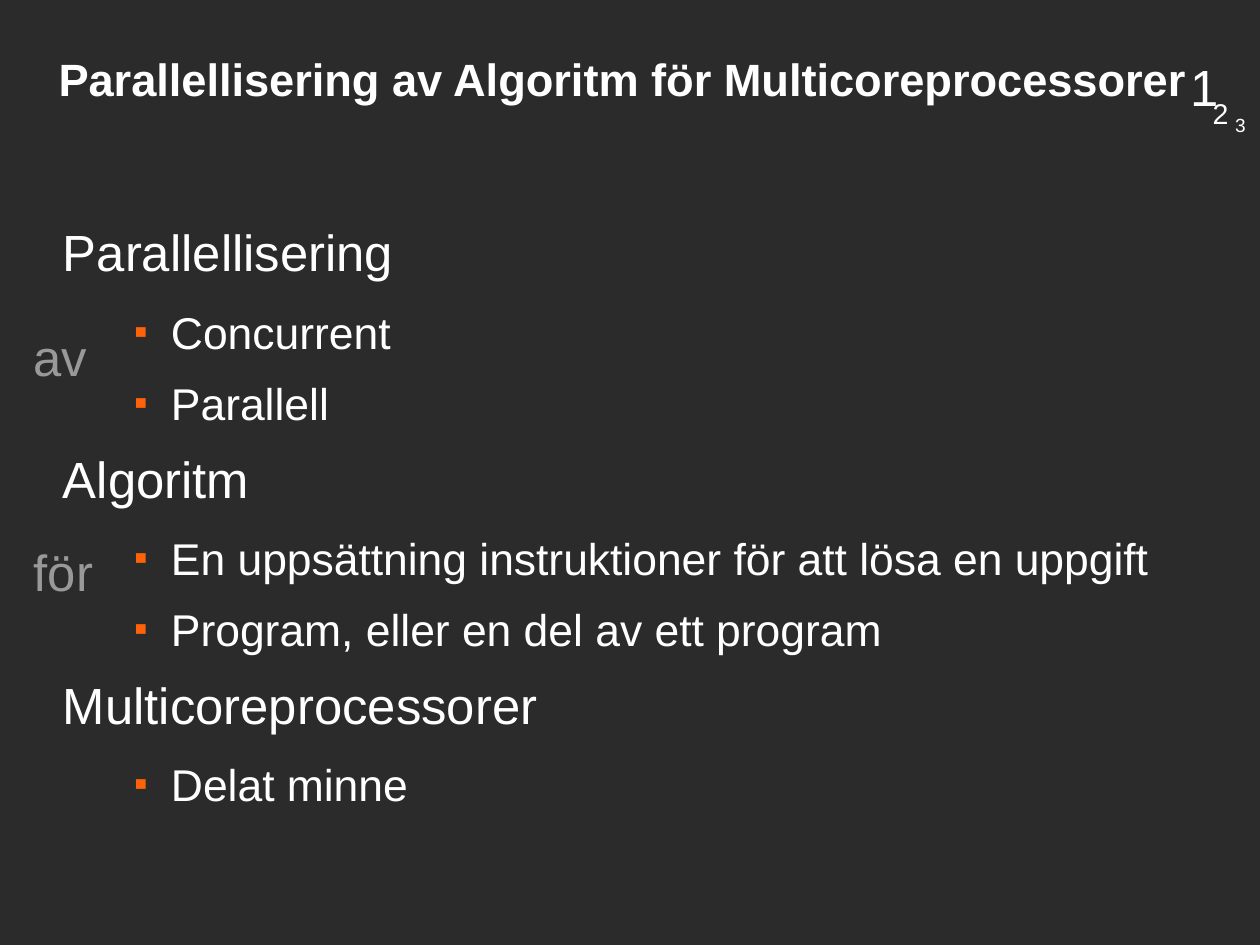
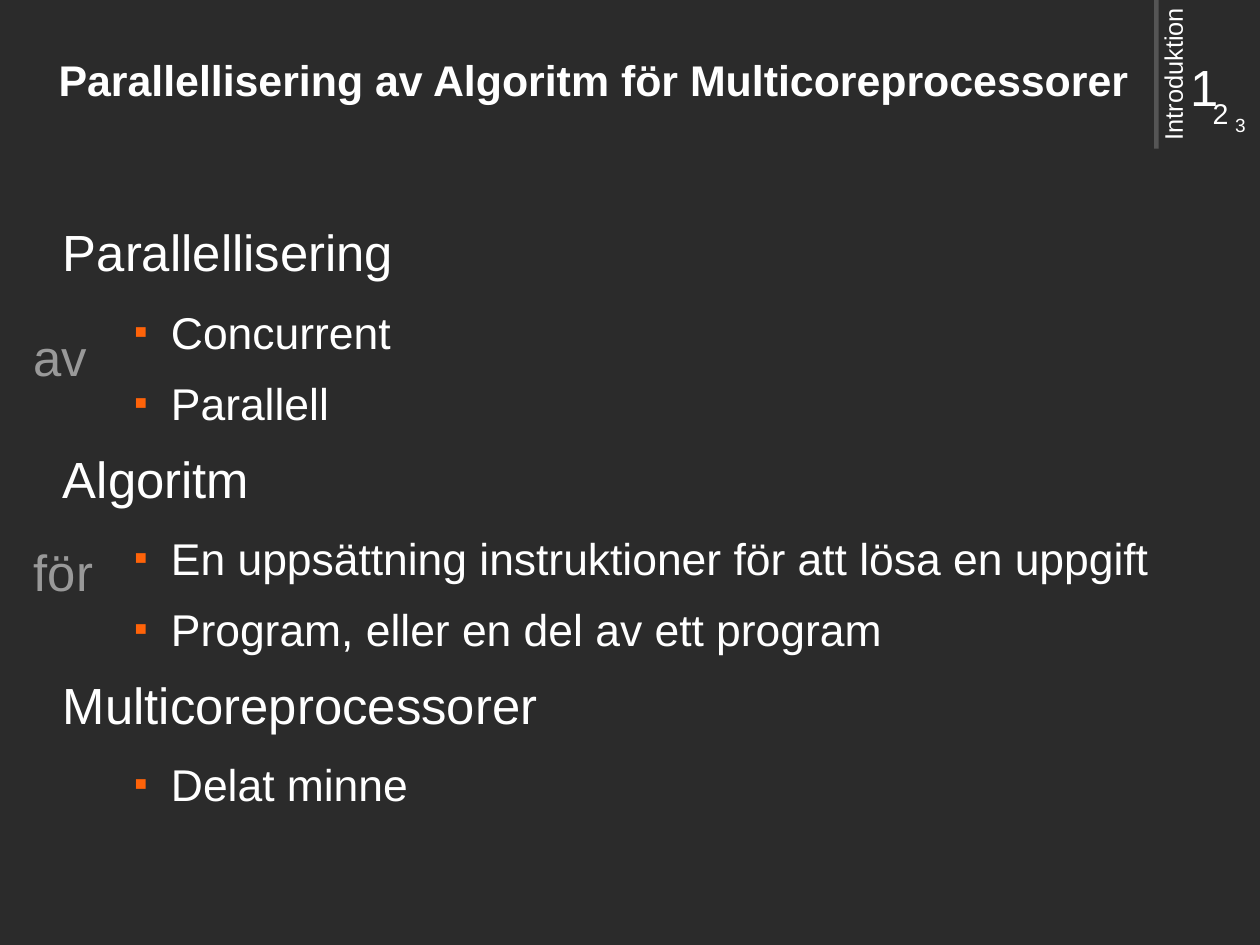
Before and after one commit to saifthe1/openfoam-openmp, a slide deck: slide 2 of presentation/pres.odp. Drawn at 1260x945 pixels with LibreOffice and Linux fonts; fonts in the diff are those of the drawing; background and template pictures are left out; a plain dark background stands for a picture behind light text. Boxes give left, top, right and bottom in pixels: in the first picture for what was removed or moved away, otherwise in the second. Text is boxed around its words. In the diff, an @@ line names an element or a change of style, - is before the commit and + after.

```diff
--- a/presentation/pres.odp
+++ b/presentation/pres.odp
@@ title "Parallellisering av Algoritm för Multicoreprocessorer" at (59, 65, 1128, 104): size 28.5 to 27 pt @@
@@ line added from (1157, 149) to (1157, 0), #FFFFFF 2.83 pt @@
@@ text added at (1160, 23, 1188, 136), 16 pt, text #FFFFFF @@
+Introduktion
```
Also in this commit, not shown: 16 other slides changed.
